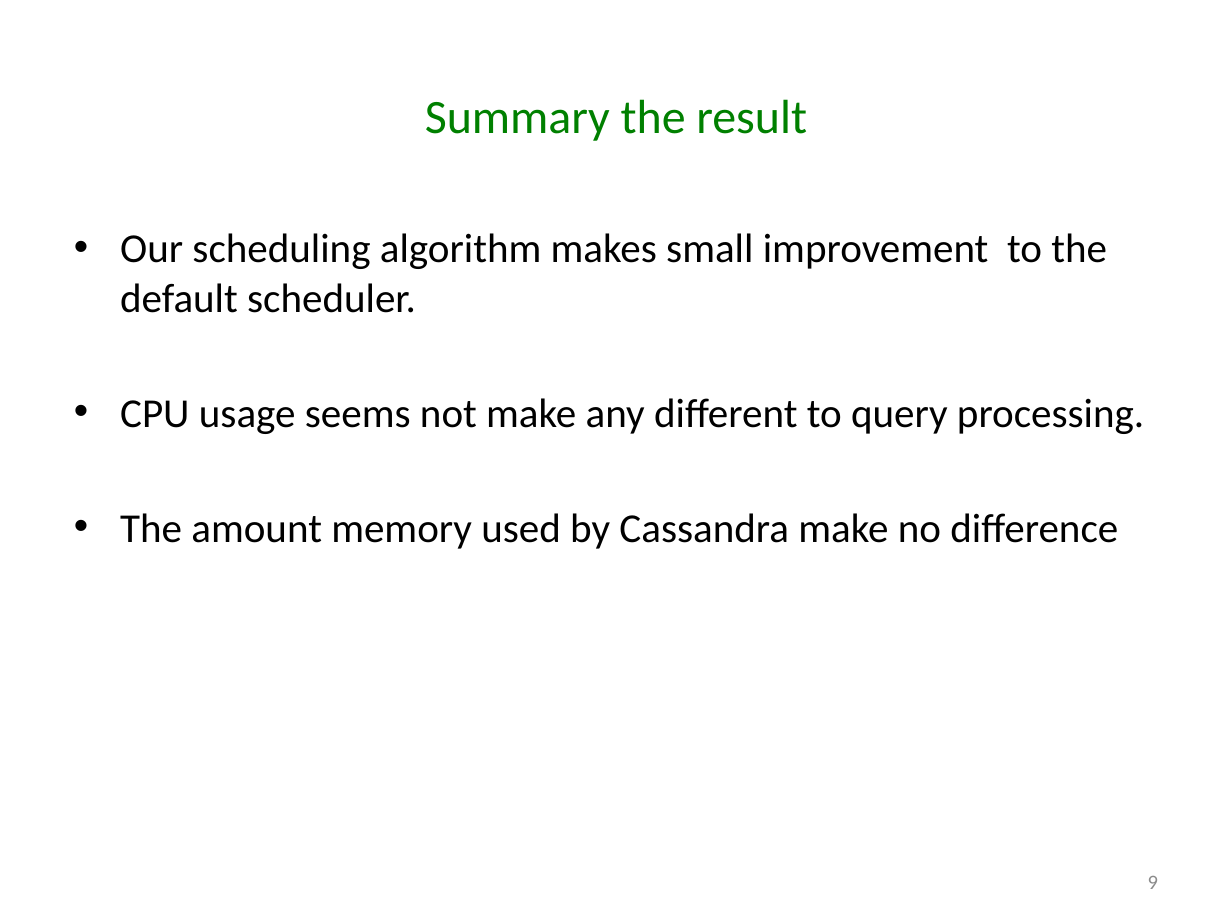
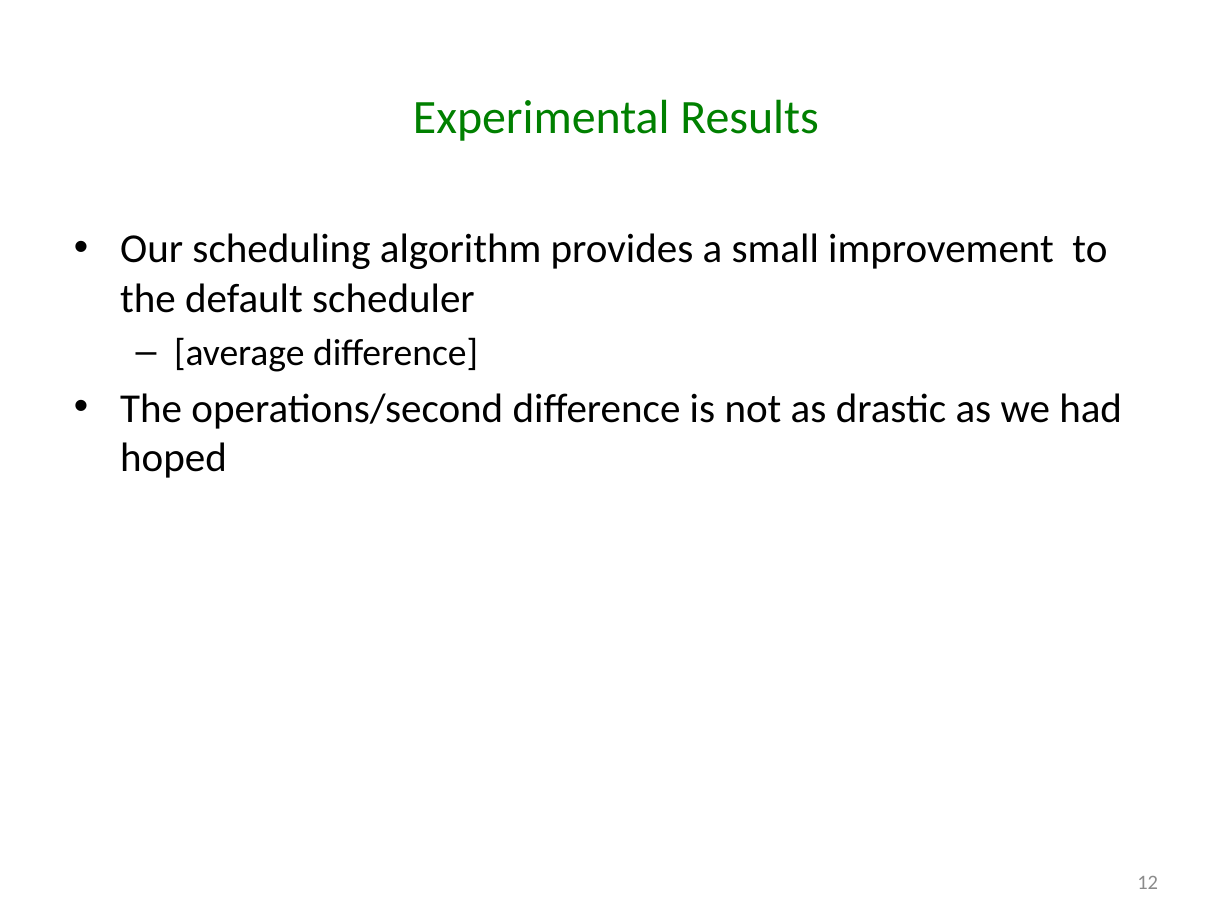
Before and after one commit to godares79/CS848-Project, a slide deck: slide 12 of PresentationSlides/Presentation.pptx (slide 9 before the commit). Drawn at 1232x924 pixels with LibreOffice and Linux fonts; fonts in the diff are those of the drawing. Boxes give left, top, right and bottom in pixels: in the first picture for what was removed or moved away, otherwise in the second. Text is boxed around its words. In the diff, an @@ line names an element or a change of style, - is before the commit and + after.

```diff
--- a/PresentationSlides/Presentation.pptx
+++ b/PresentationSlides/Presentation.pptx
@@ title at [413,99,818,141]: text changed @@
-Summary the result
+Experimental Results
@@ text at [120,233,1122,478]: text changed @@
-• Our scheduling algorithm makes small improvement to the default scheduler.
-• CPU usage seems not make any different to query processing.
-• The amount memory used by Cassandra make no difference
+• Our scheduling algorithm provides a small improvement to the default scheduler
+  – [average difference]
+• The operations/second difference is not as drastic as we had hoped
@@ page number at [1137,876,1158,889]: text changed @@
-9
+12
```
Also in this commit, not shown: 7 other slides changed, 6 slides added, 2 slides removed, 1 other file.
